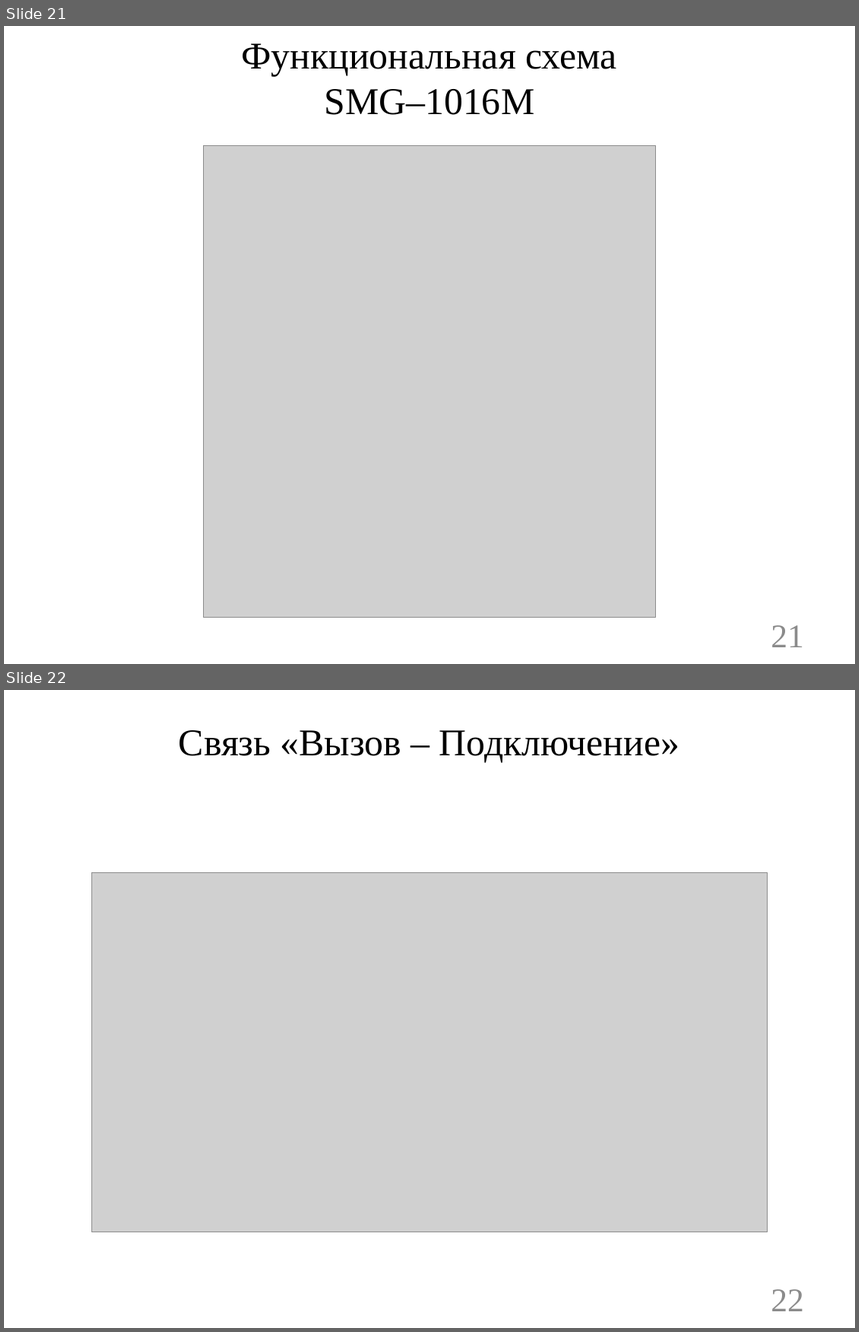
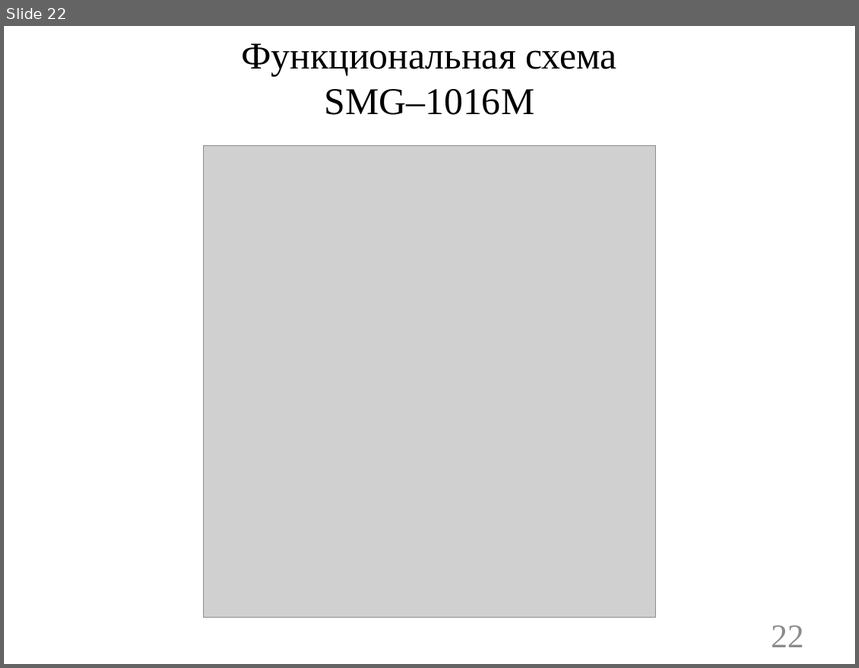
Before and after one commit to ALeschev/tunel, a slide deck: sibsutis/2015/dpl/DPL_pres.pptx. Shown one above the other, each under a label of ours: slides 21 and 22 before the commit, slide 22 after it. The pictures are 859x1332 and 859x668 pixels, drawn with LibreOffice and Linux fonts; fonts in the diff are those of the drawing; grey boxes stand for pictures; background and template pictures are left out. Boxes give left, top, right and bottom in pixels: in the first picture for what was removed or moved away, otherwise in the second. Text is boxed around its words. In the diff, an @@ line names an element or a change of style, - is before the commit and + after.

```diff
--- a/sibsutis/2015/dpl/DPL_pres.pptx
+++ b/sibsutis/2015/dpl/DPL_pres.pptx
@@ slide 22 removed at (4,690,855,1328), background #FFFFFF @@
@@ title removed at (179,730,680,763) @@
-Связь «Вызов – Подключение»
@@ picture removed at (91,873,768,1232) @@
@@ page number removed at (771,1290,804,1312) @@
-22
@@ what was slide 21 is now slide 22 @@
@@ page number at (771,626,804,648): text changed @@
-21
+22
```
Also in this commit, not shown: 8 slides changed, 1 slide added, 1 other slide removed, 6 other files.
